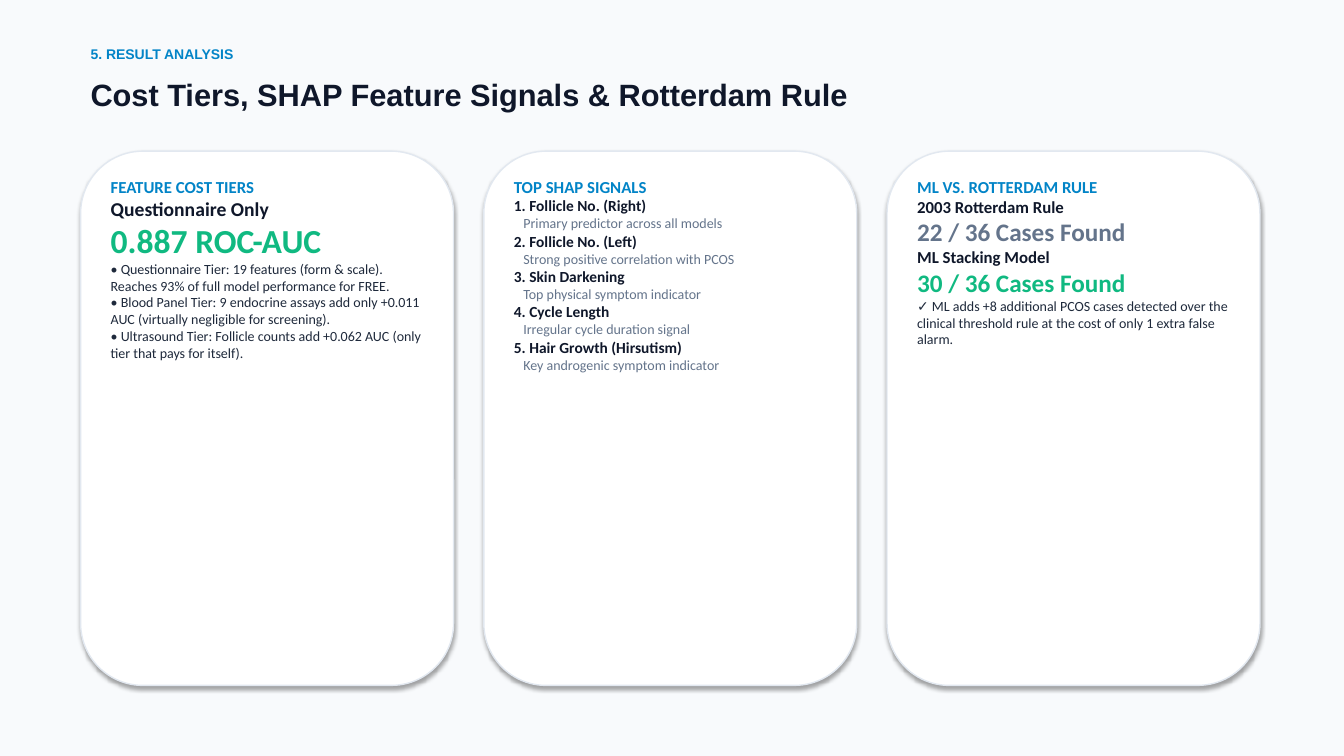
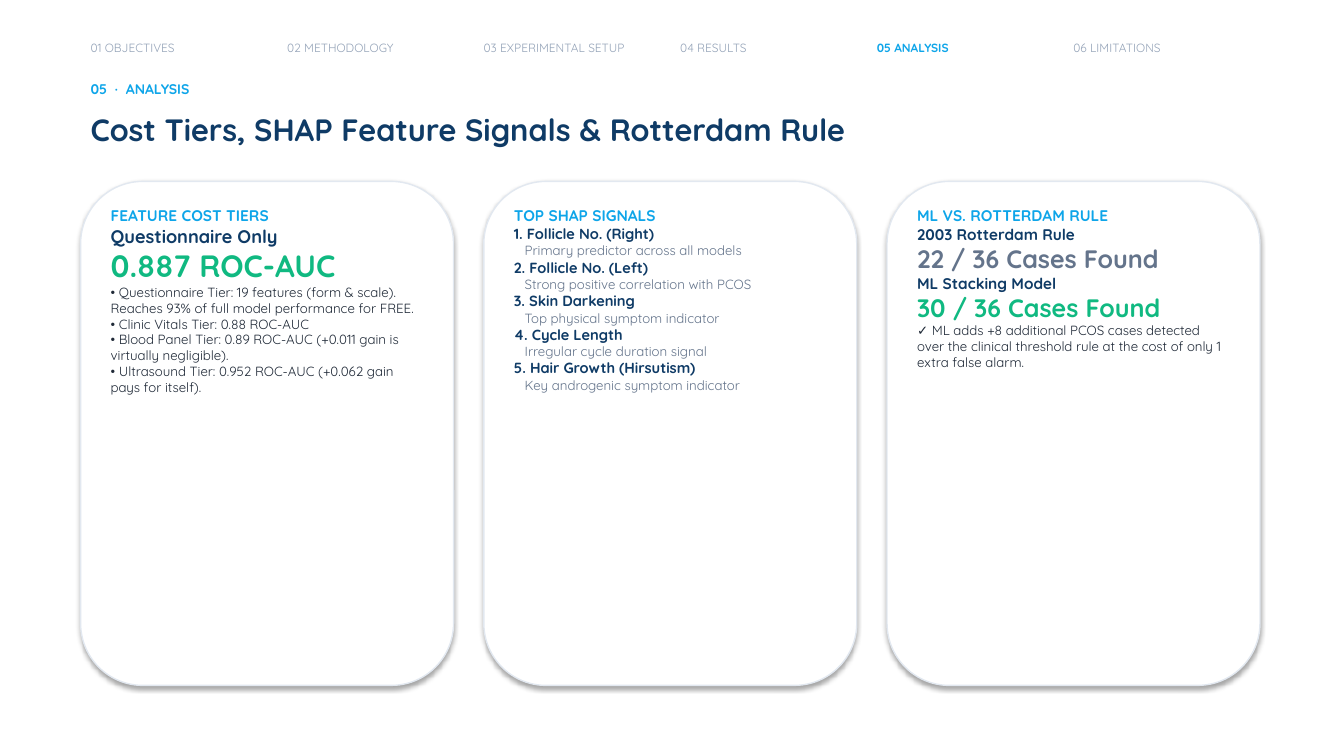
Before and after one commit to sunfi-x/pcos-ml-prediction, a slide deck: slide 8 of PCOS_ML_Project_Presentation_Professional.pptx. Drawn at 1344x756 pixels with LibreOffice and Linux fonts; fonts in the diff are those of the drawing. Boxes give left, top, right and bottom in pixels: in the first picture for what was removed or moved away, otherwise in the second. Text is boxed around its words. In the diff, an @@ line names an element or a change of style, - is before the commit and + after.

```diff
--- a/PCOS_ML_Project_Presentation_Professional.pptx
+++ b/PCOS_ML_Project_Presentation_Professional.pptx
@@ background #F8FAFC to #FFFFFF @@
@@ text added at <box>91,43,175,52</box>, 8.5 pt, text #94A3B8 @@
+01 OBJECTIVES
@@ text added at <box>287,43,393,52</box>, 8.5 pt, text #94A3B8 @@
+02 METHODOLOGY
@@ text added at <box>484,43,624,52</box>, 8.5 pt, text #94A3B8 @@
+03 EXPERIMENTAL SETUP
@@ text added at <box>680,43,746,52</box>, 8.5 pt, text #94A3B8 @@
+04 RESULTS
@@ text added at <box>877,43,948,52</box>, 8.5 pt, text #0EA5E9, bold @@
+05 ANALYSIS
@@ text added at <box>1073,43,1161,52</box>, 8.5 pt, text #94A3B8 @@
+06 LIMITATIONS
@@ text at <box>91,84,190,94</box>: text changed; font Arial to Quicksand; text colour #0284C7 to #0EA5E9 @@
-5. RESULT ANALYSIS
+05 · ANALYSIS
@@ text "Cost Tiers, SHAP Feature Signals ...": place and size @@
-text "Cost Tiers, SHAP Feature Signals ..." at <box>91,83,848,111</box>
+text "Cost Tiers, SHAP Feature Signals ..." at <box>91,118,845,147</box>
@@ text "Cost Tiers, SHAP Feature Signals ..." at <box>91,118,845,147</box>: font Arial to Quicksand, text colour #0F172A to #0F3B66 @@
@@ rounded rectangle: place and size @@
-rounded rectangle at <box>81,151,454,686</box>
+rounded rectangle at <box>81,181,454,686</box>
@@ text "FEATURE COST TIERS": place and size @@
-text "FEATURE COST TIERS" at <box>111,182,421,361</box>
+text "FEATURE COST TIERS" at <box>111,210,414,395</box>
@@ rounded rectangle: place and size @@
-rounded rectangle at <box>484,151,857,686</box>
+rounded rectangle at <box>484,181,857,686</box>
@@ text "TOP SHAP SIGNALS": place and size @@
-text "TOP SHAP SIGNALS" at <box>514,182,734,373</box>
+text "TOP SHAP SIGNALS" at <box>514,210,751,393</box>
@@ text "TOP SHAP SIGNALS" at <box>514,210,751,393</box>: size 12 to 11 pt, text colour #0284C7 to #0EA5E9 in "TOP SHAP SIGNALS"; font Calibri to Quicksand; size 11 to 10.5 pt, text colour #0F172A to #0F3B66 in "1. Follicle No. (Right)", "2. Follicle No. (Left)", "3. Skin Darkening", "4. Cycle Length" and 1 more places; size 10 to 9.5 pt in "Primary predictor across all models", "Strong positive correlation with PCOS", "Top physical symptom indicator", "Irregular cycle duration signal" and 1 more places @@
@@ rounded rectangle: place and size @@
-rounded rectangle at <box>887,151,1260,686</box>
+rounded rectangle at <box>887,181,1260,686</box>
@@ text "ML VS. ROTTERDAM RULE": place and size @@
-text "ML VS. ROTTERDAM RULE" at <box>917,182,1228,344</box>
+text "ML VS. ROTTERDAM RULE" at <box>917,210,1221,367</box>
@@ text "ML VS. ROTTERDAM RULE" at <box>917,210,1221,367</box>: size 12 to 11 pt in "ML VS. ROTTERDAM RULE", "2003 Rotterdam Rule", "ML Stacking Model"; font Calibri to Quicksand; text colour #0284C7 to #0EA5E9 in "ML VS. ROTTERDAM RULE"; text colour #0F172A to #0F3B66 in "2003 Rotterdam Rule", "ML Stacking Model"; size 10 to 9.5 pt, text colour #1E293B to #1F2937 in "✓ ML adds +8 additional PCOS cases ..." @@
@@ text at <box>111,210,414,316</box>: size 12 to 11 pt, text colour #0284C7 to #0EA5E9 in "FEATURE COST TIERS"; font Calibri to Quicksand in "FEATURE COST TIERS", "Questionnaire Only", "0.887 ROC-AUC", "• Questionnaire Tier: 19 features (form & ..."; size 14 to 13 pt, text colour #0F172A to #0F3B66 in "Questionnaire Only"; size 24 to 22 pt in "0.887 ROC-AUC"; size 10 to 9.5 pt, text colour #1E293B to #1F2937 in "• Questionnaire Tier: 19 features (form & ..." @@
@@ text at <box>111,315,399,395</box>: text changed; size 10 to 9.5 pt; font Calibri to Quicksand; text colour #1E293B to #1F2937 @@
-• Blood Panel Tier: 9 endocrine assays add only +0.011 AUC (virtually negligible for screening).
-• Ultrasound Tier: Follicle counts add +0.062 AUC (only tier that pays for itself).
+• Clinic Vitals Tier: 0.88 ROC-AUC
+• Blood Panel Tier: 0.89 ROC-AUC (+0.011 gain is virtually negligible).
+• Ultrasound Tier: 0.952 ROC-AUC (+0.062 gain pays for itself).
```
Also in this commit, not shown: 9 other slides changed, 1 other file.
